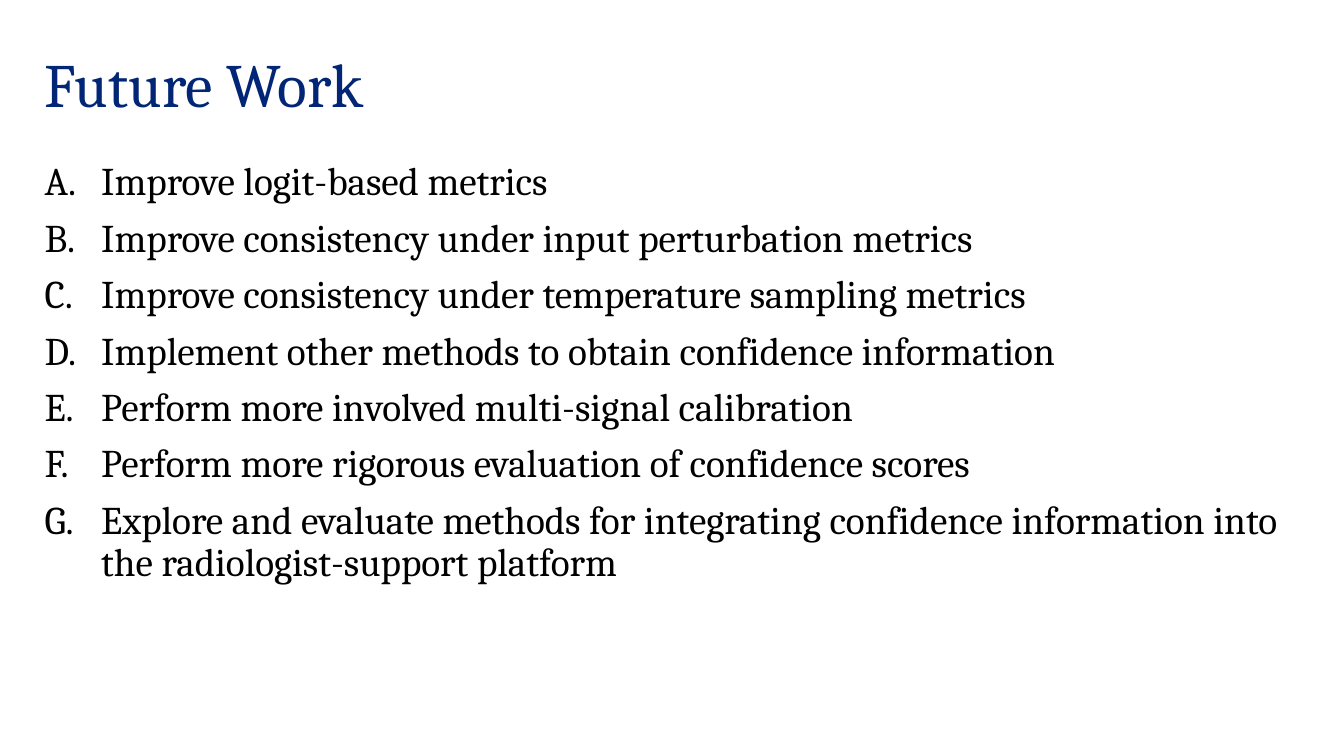
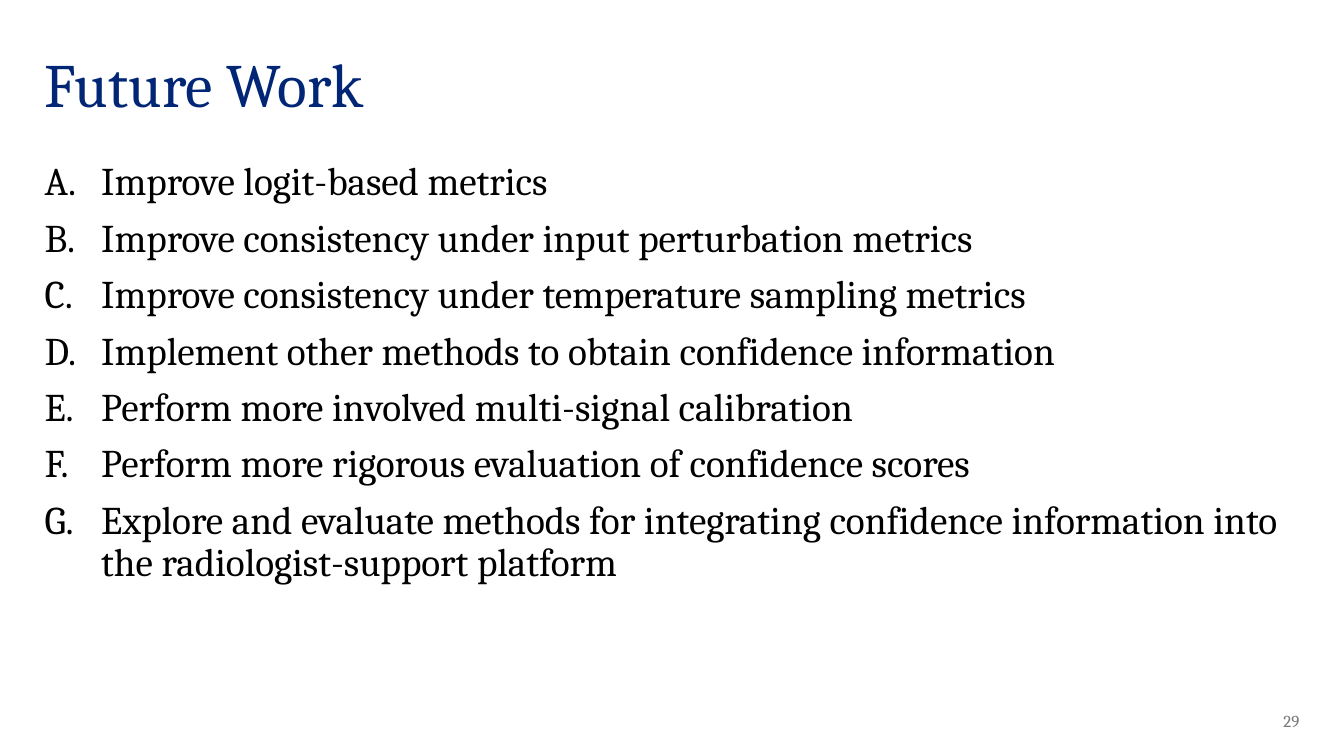
Before and after one commit to sarapohland/radiology_confidence, a slide deck: slide 29 of docs/results.pptx (slide 21 before the commit). Drawn at 1344x756 pixels with LibreOffice and Linux fonts; fonts in the diff are those of the drawing; background and template pictures are left out. Boxes give left, top, right and bottom in pixels: in the first picture for what was removed or moved away, otherwise in the second. Text is boxed around its words. In the diff, an @@ line names an element or a change of style, - is before the commit and + after.

```diff
--- a/docs/results.pptx
+++ b/docs/results.pptx
@@ page number added at (1283, 716, 1299, 727), 12 pt, text #797979 @@
+29
```
Also in this commit, not shown: 24 other slides changed, 13 slides added, 1 slide removed, 58 other files.
